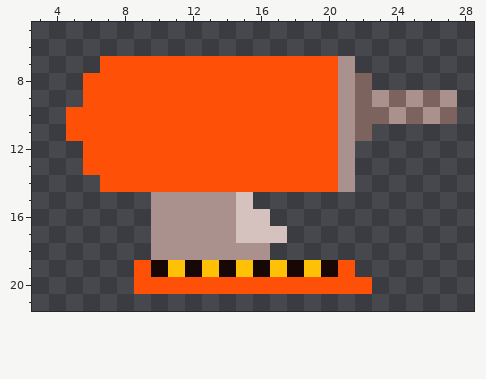
Two states of a pixel-art sprite, packages/nouns-img-permutator/assets/layer-3/head-drill.png. Above is the file before it was changed.
The file is 32x32 pixels. Shown: x 3..28, y 5..21.
After the commit:
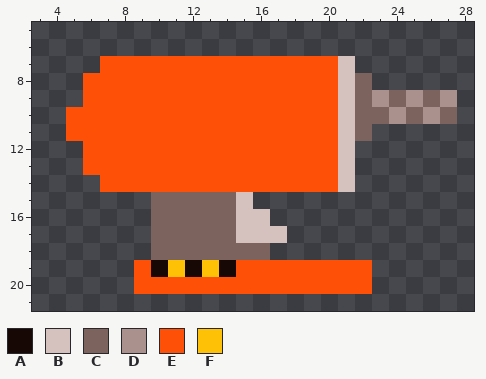
Palette (. is transparent): A #170806  B #d5c1be  C #7d635e  D #ab918d  E #fe5006  F #ffc106
Change:
Colour D gives way to colour B in rows 7 to 14 at x 21.
Colour D gives way to colour C in rows 15 to 17 at x 10 to 14; in row 18 at x 10 to 16.
The edit adds colour E in row 19 at x 22.
Colour A gives way to colour E in row 19 at x 16, 18 and 20.
Colour F gives way to colour E in row 19 at x 15, 17 and 19.
Where, in picture pixels (left, top, right, bottom), the same in both pictures:
changed: (151, 56, 372, 277)
